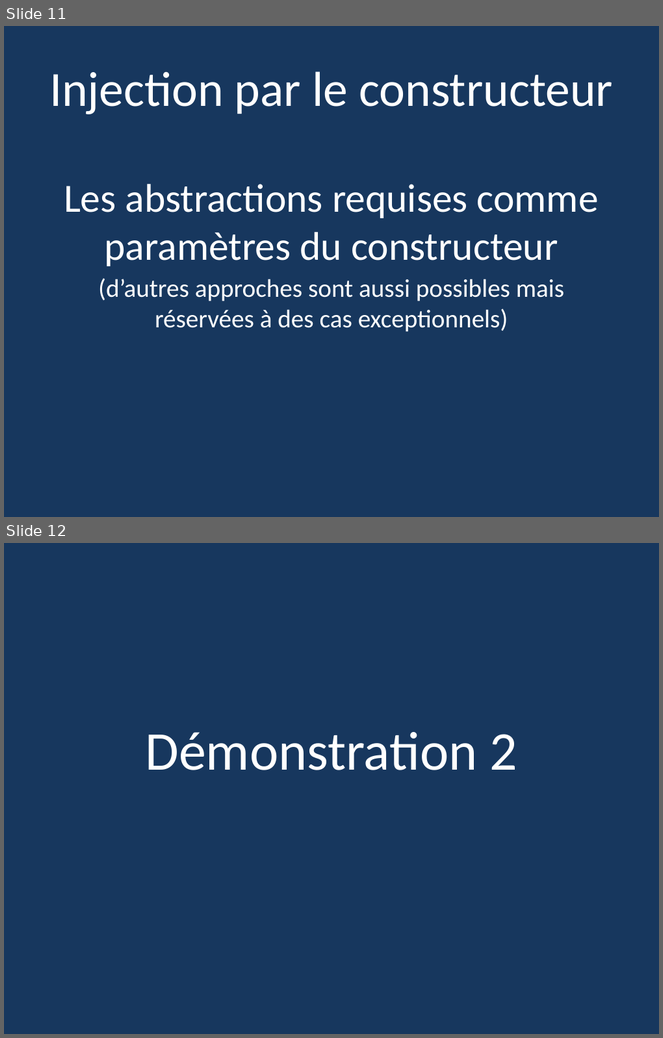
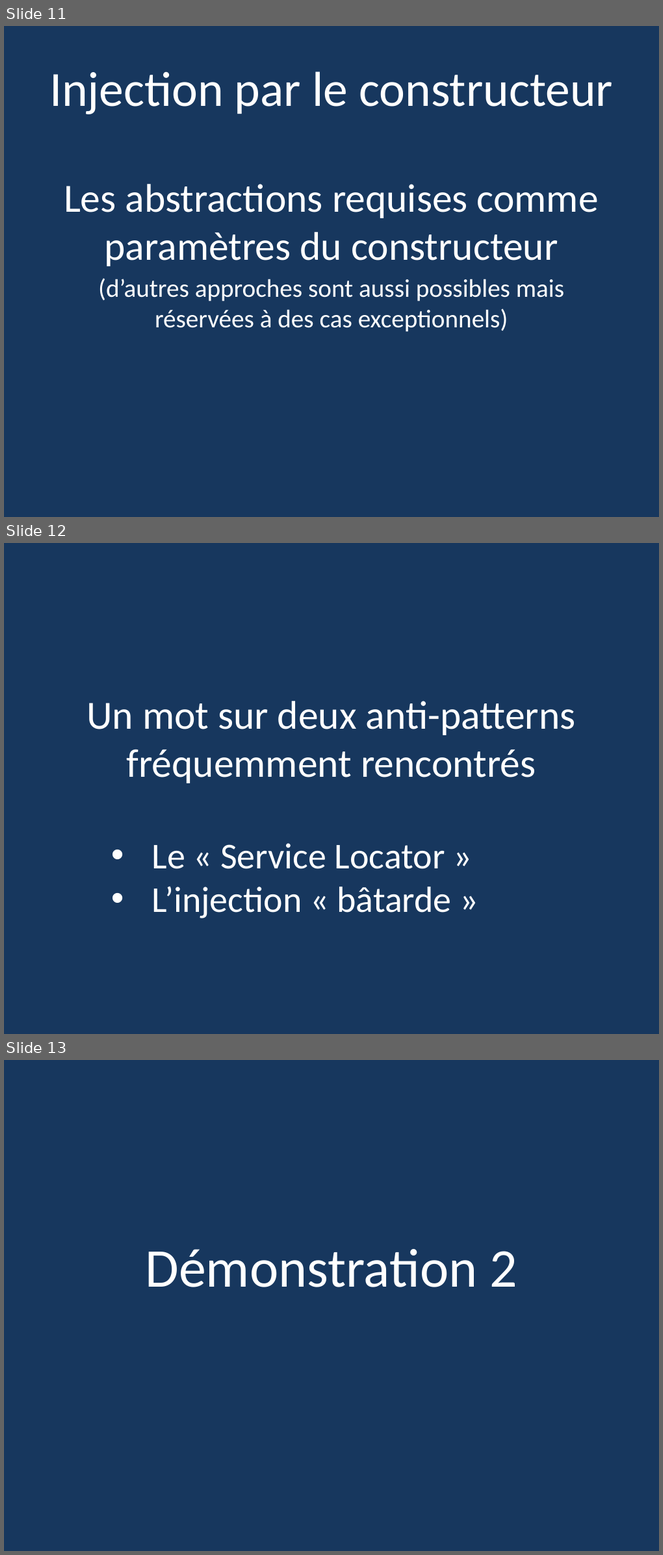
Before and after one commit to Pvlerick/DevDay2017, a slide deck: InjectionDeDépendances.pptx. Shown one above the other, each under a label of ours: slides 11 and 12 before the commit, slides 11, 12 and 13 after it. The pictures are 663x1038 and 663x1555 pixels, drawn with LibreOffice and Linux fonts; fonts in the diff are those of the drawing. Boxes give left, top, right and bottom in pixels: in the first picture for what was removed or moved away, otherwise in the second. Text is boxed around its words. In the diff, an @@ line names an element or a change of style, - is before the commit and + after.

```diff
--- a/InjectionDeDépendances.pptx
+++ b/InjectionDeDépendances.pptx
@@ slide 12 added at [4,543,659,1034], background #17375E @@
@@ text added at [87,701,576,783], 44 pt, text #FFFFFF @@
+Un mot sur deux anti-patterns fréquemment rencontrés
@@ text added at [152,843,451,919], 40 pt, text #FFFFFF @@
+• Le « Service Locator »
+• L’injection « bâtarde »
@@ what was slide 12 is now slide 13 @@
```
Also in this commit, not shown: 2 slides changed, 1 other slide added, 24 other files.
